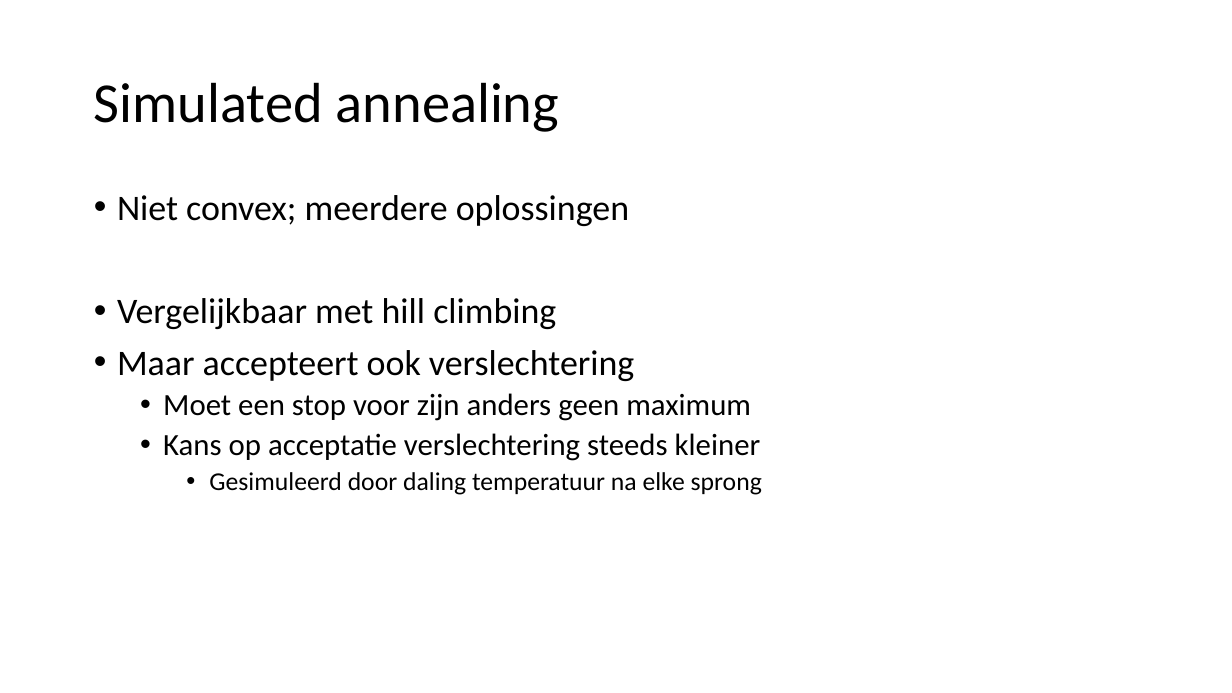
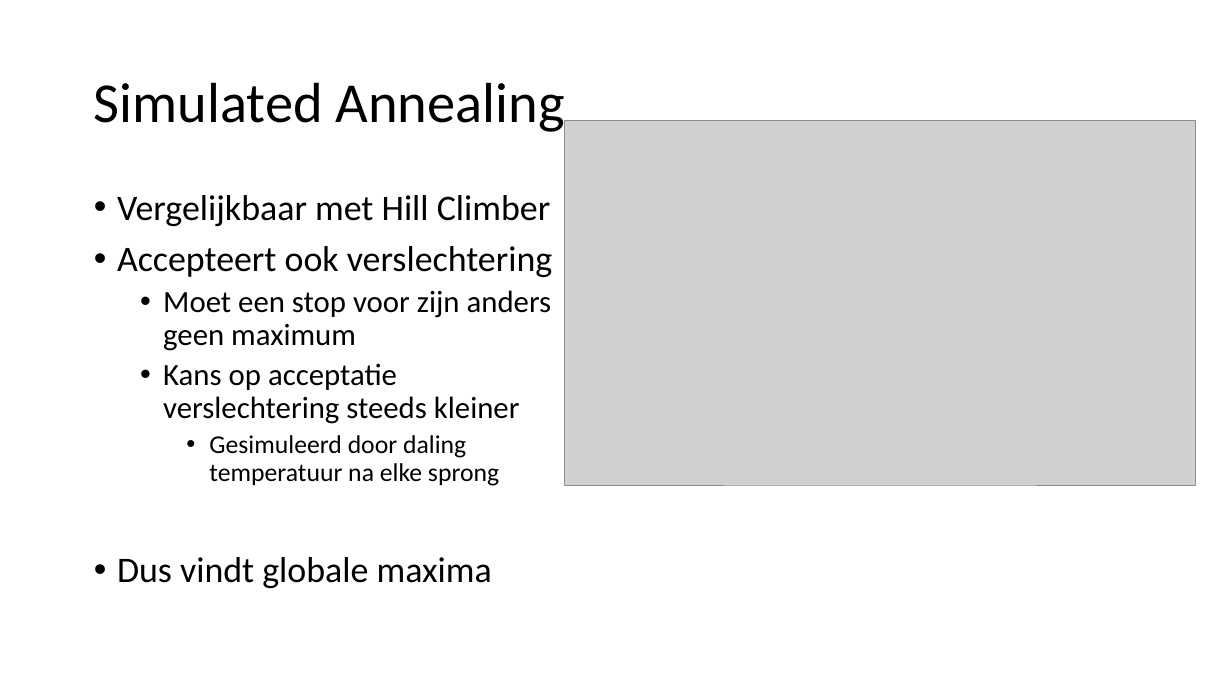
Before and after one commit to TammeThijs/Heuristics, a slide deck: slide 10 of Presentation2.pptx. Drawn at 1232x693 pixels with LibreOffice and Linux fonts; fonts in the diff are those of the drawing; grey boxes stand for pictures; background and template pictures are left out. Boxes give left, top, right and bottom in pixels: in the first picture for what was removed or moved away, otherwise in the second. Text is boxed around its words. In the diff, an @@ line names an element or a change of style, - is before the commit and + after.

Commit message:
'powerpoint2'

```diff
--- a/Presentation2.pptx
+++ b/Presentation2.pptx
@@ title at [94, 82, 565, 135]: text changed @@
-Simulated annealing
+Simulated Annealing
@@ picture added at [565, 121, 1196, 485] @@
@@ text at [117, 195, 552, 277]: text changed @@
-• Niet convex; meerdere oplossingen
-• Vergelijkbaar met hill climbing
-• Maar accepteert ook verslechtering
+• Vergelijkbaar met Hill Climber
+• Accepteert ook verslechtering
@@ text at [117, 557, 492, 588]: paragraph added @@
+• Dus vindt globale maxima
```
Also in this commit, not shown: 8 other slides changed, 4 slides added, 2 slides removed, 1 other file.
